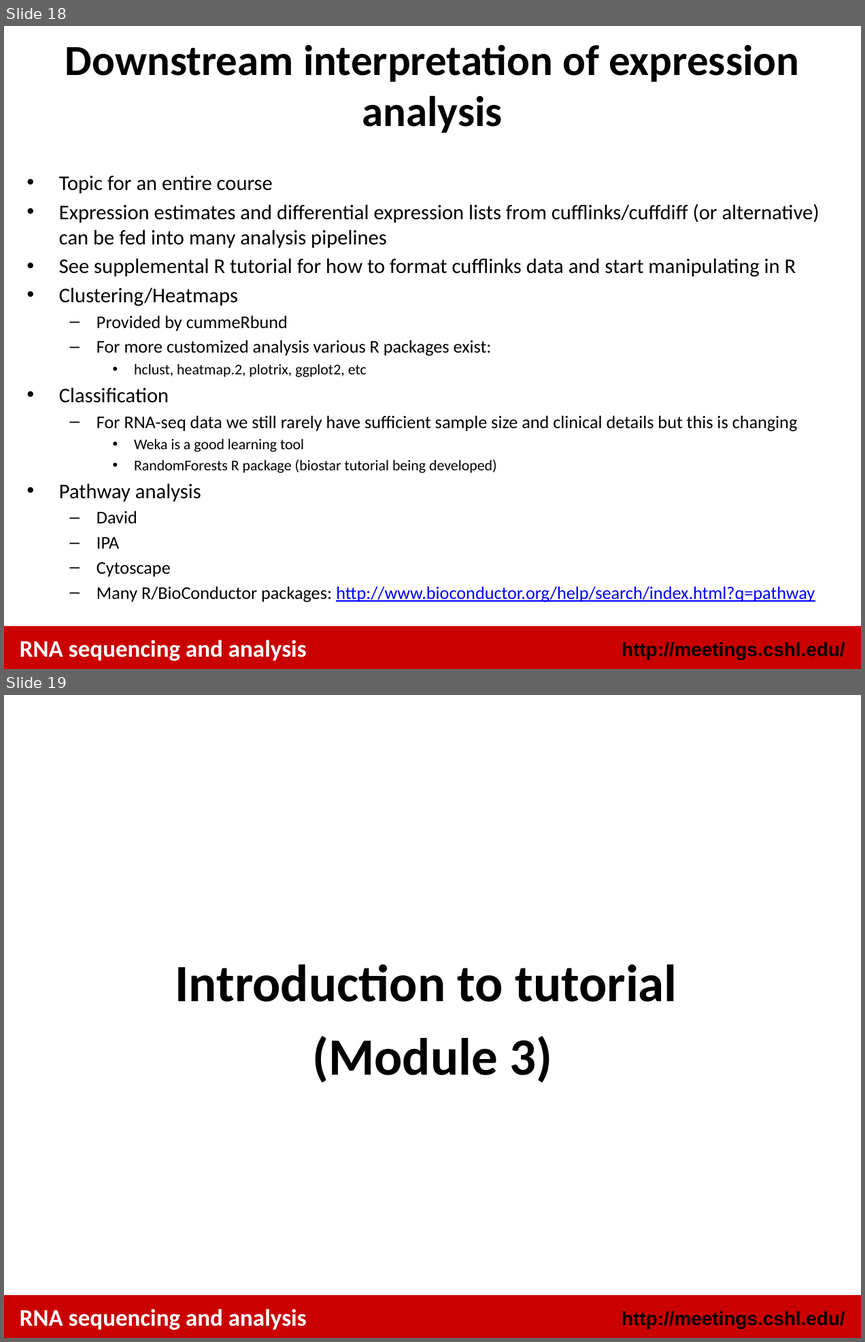
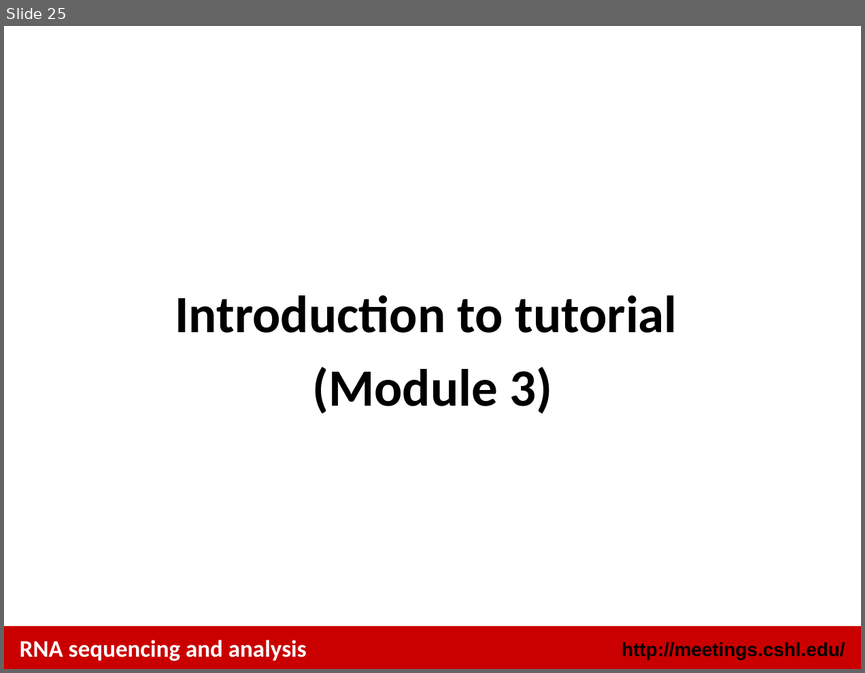
Before and after one commit to griffithlab/rnaseq_tutorial, a slide deck: lectures/cshl/2014/RNASeq_Module3_Lecture.pptx. Shown one above the other, each under a label of ours: slides 18 and 19 before the commit, slide 25 after it. The pictures are 865x1342 and 865x673 pixels, drawn with LibreOffice and Linux fonts; fonts in the diff are those of the drawing. Boxes give left, top, right and bottom in pixels: in the first picture for what was removed or moved away, otherwise in the second. Text is boxed around its words. In the diff, an @@ line names an element or a change of style, - is before the commit and + after.

```diff
--- a/lectures/cshl/2014/RNASeq_Module3_Lecture.pptx
+++ b/lectures/cshl/2014/RNASeq_Module3_Lecture.pptx
@@ slide 18 removed at [4,26,861,669], background #FFFFFF; not listed: 2 template elements that a slide beside it also shows @@
@@ title removed at [65,44,799,133] @@
-Downstream interpretation of expression analysis
@@ text removed at [59,176,819,602] @@
-• Topic for an entire course
-• Expression estimates and differential expression lists from cufflinks/cuffdiff (or alternative) can be fed into many analysis pipelines
-• See supplemental R tutorial for how to format cufflinks data and start manipulating in R
-• Clustering/Heatmaps
-  – Provided by cummeRbund
-  – For more customized analysis various R packages exist:
-    • hclust, heatmap.2, plotrix, ggplot2, etc
-• Classification
-  – For RNA-seq data we still rarely have sufficient sample size and clinical details but this is changing
-    • Weka is a good learning tool
-    • RandomForests R package (biostar tutorial being developed)
-• Pathway analysis
-  – David
-  – IPA
-  – Cytoscape
-  – Many R/BioConductor packages: http://www.bioconductor.org/help/search/index.html?q=pathway
@@ text removed at [20,639,307,660] @@
-RNA sequencing and analysis
@@ what was slide 19 is now slide 25 @@
```
Also in this commit, not shown: 3 slides changed, 21 slides added, 15 other slides removed, 17 other files.
